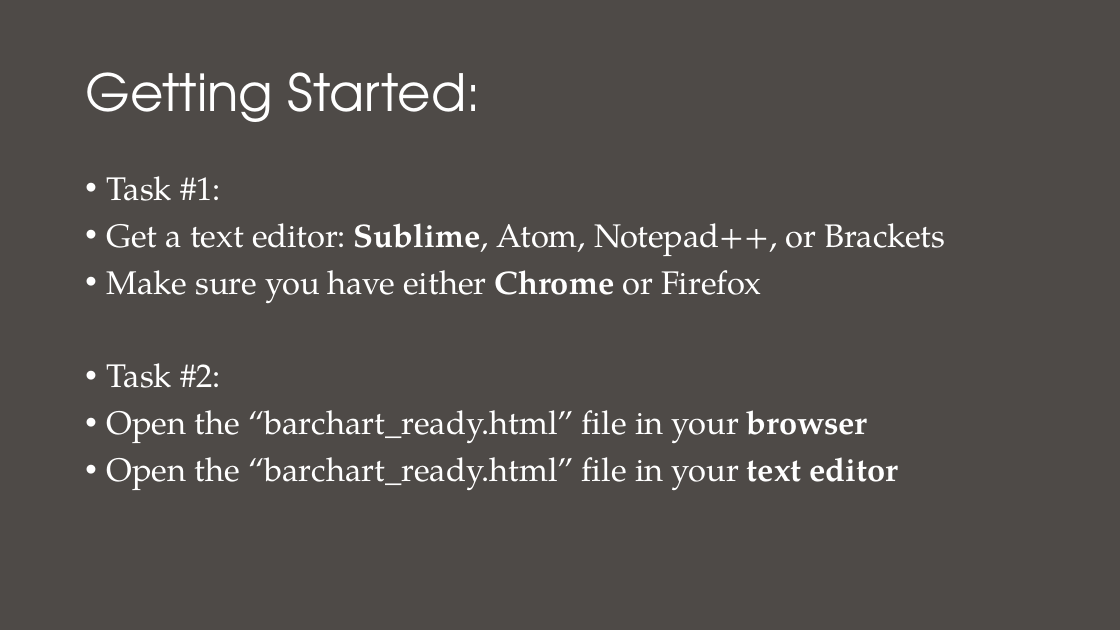
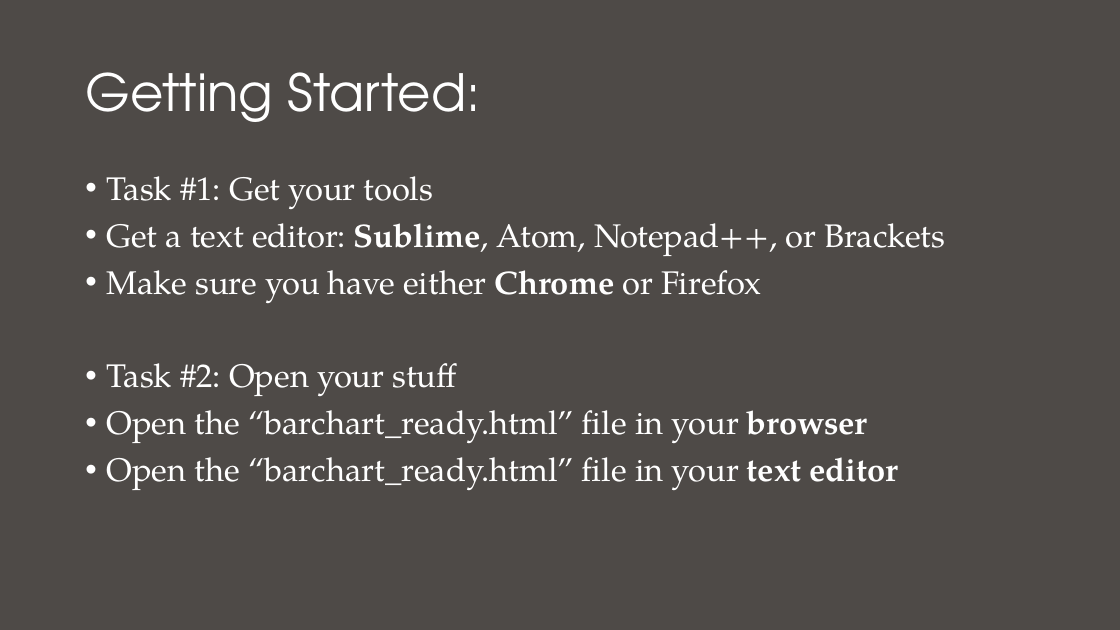
Before and after one commit to nuitrcs/Intro_to_d3_workshop, a slide deck: slide 13 of Introduction to D3.pptx (slide 3 before the commit). Drawn at 1120x630 pixels with LibreOffice and Linux fonts; fonts in the diff are those of the drawing. Boxes give left, top, right and bottom in pixels: in the first picture for what was removed or moved away, otherwise in the second. Text is boxed around its words. In the diff, an @@ line names an element or a change of style, - is before the commit and + after.

```diff
--- a/Introduction to D3.pptx
+++ b/Introduction to D3.pptx
@@ text at [106,176,433,209]: text changed @@
-• Task #1:
+• Task #1: Get your tools
@@ text at [106,363,457,396]: text changed @@
-• Task #2:
+• Task #2: Open your stuff
```
Also in this commit, not shown: 5 other slides changed, 18 slides added, 4 other files.
